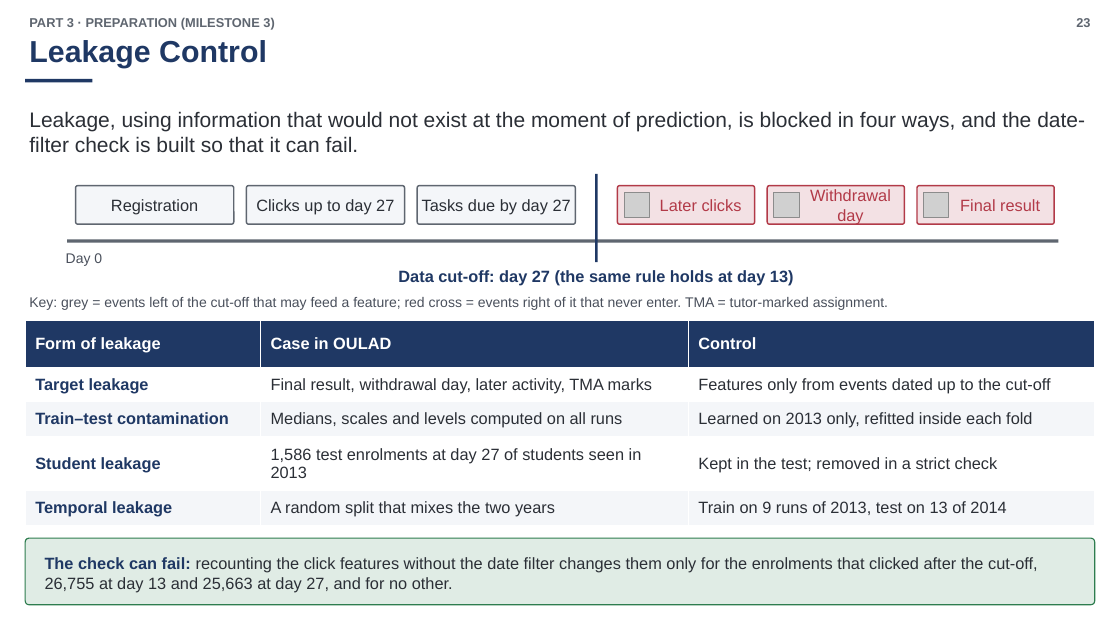
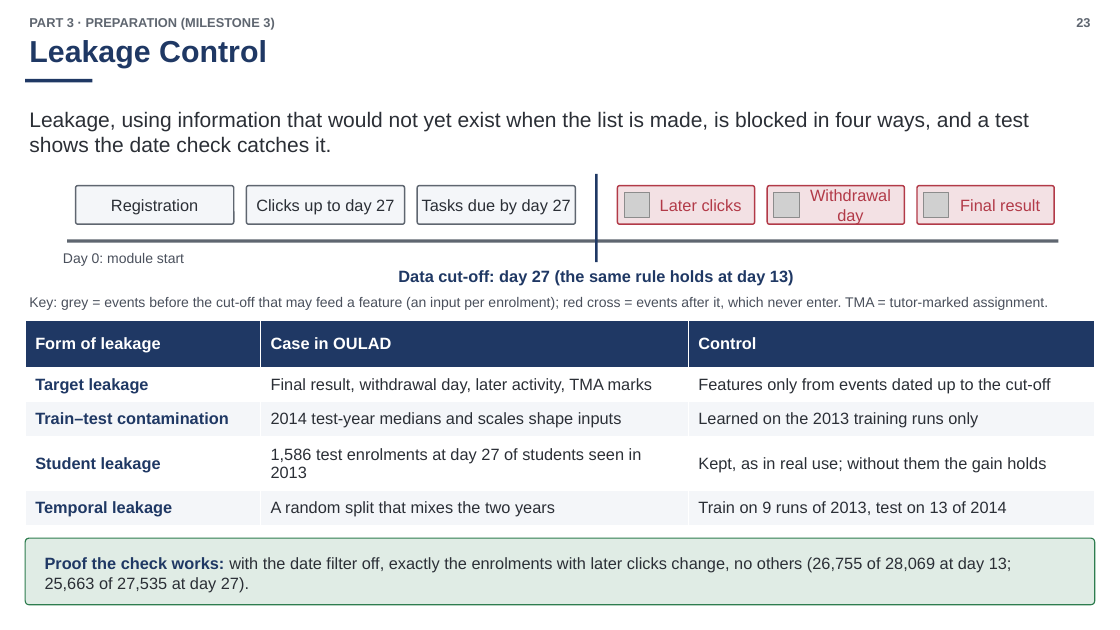
Before and after one commit to zgid123/the-science-of-data-analyst-course, a slide deck: slide 23 of reports/milestone-5/build/N04_Milestone5_Slides-Split_EN.pptx. Drawn at 1120x630 pixels with LibreOffice and Linux fonts; fonts in the diff are those of the drawing; grey boxes stand for pictures. Boxes give left, top, right and bottom in pixels: in the first picture for what was removed or moved away, otherwise in the second. Text is boxed around its words. In the diff, an @@ line names an element or a change of style, - is before the commit and + after.

```diff
--- a/reports/milestone-5/build/N04_Milestone5_Slides-Split_EN.pptx
+++ b/reports/milestone-5/build/N04_Milestone5_Slides-Split_EN.pptx
@@ text at <box>29,111,1029,152</box>: text changed @@
-Leakage, using information that would not exist at the moment of prediction, is blocked in four ways, and the date-filter check is built so that it can fail.
+Leakage, using information that would not yet exist when the list is made, is blocked in four ways, and a test shows the date check catches it.
@@ text at <box>63,253,184,266</box>: text changed @@
-Day 0
+Day 0: module start
@@ text at <box>29,297,1048,310</box>: text changed @@
-Key: grey = events left of the cut-off that may feed a feature; red cross = events right of it that never enter. TMA = tutor-marked assignment.
+Key: grey = events before the cut-off that may feed a feature (an input per enrolment); red cross = events after it, which never enter. TMA = tutor-marked assignment.
@@ table at <box>25,321,1095,526</box> @@
-row 3, column 2: Medians, scales and levels computed on all runs
+row 3, column 2: 2014 test-year medians and scales shape inputs
-row 3, column 3: Learned on 2013 only, refitted inside each fold
+row 3, column 3: Learned on the 2013 training runs only
-row 4, column 3: Kept in the test; removed in a strict check
+row 4, column 3: Kept, as in real use; without them the gain holds
@@ text at <box>45,557,1012,592</box>: text changed @@
-The check can fail: recounting the click features without the date filter changes them only for the enrolments that clicked after the cut-off, 26,755 at day 13 and 25,663 at day 27, and for no other.
+Proof the check works: with the date filter off, exactly the enrolments with later clicks change, no others (26,755 of 28,069 at day 13; 25,663 of 27,535 at day 27).
```
Also in this commit, not shown: 33 other slides changed, 3 slides added, 3 slides removed, 55 other files.
